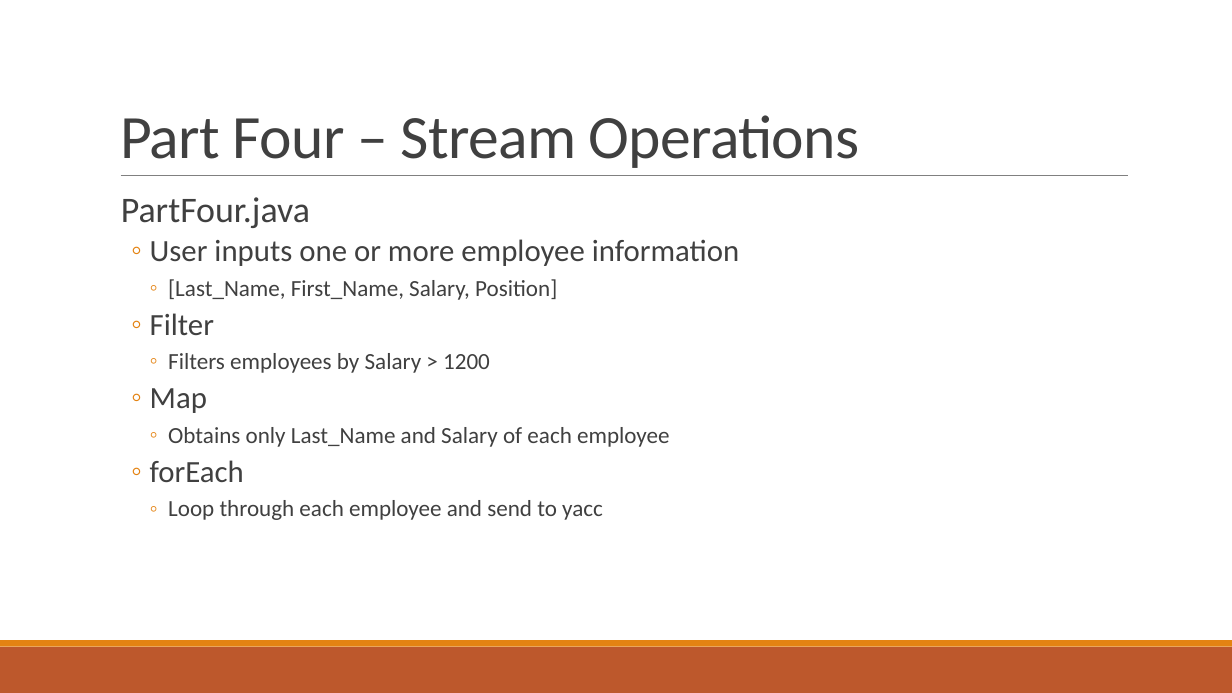
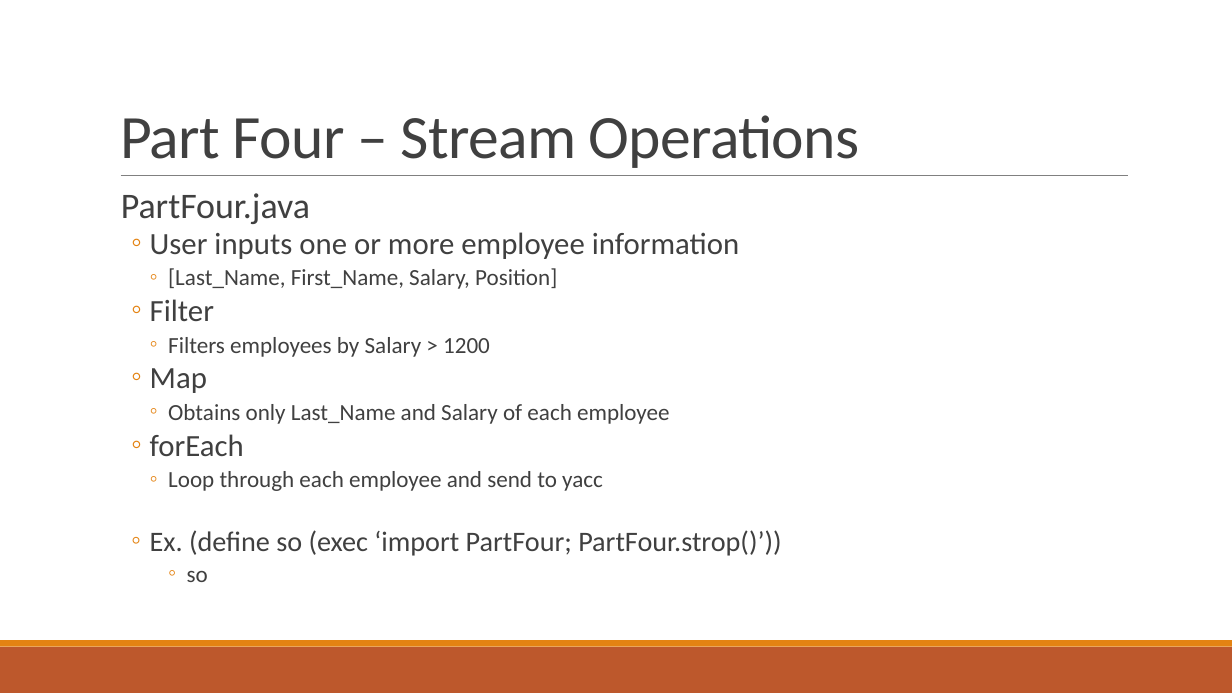
Before and after one commit to ericnam/PLFinalProject, a slide deck: slide 4 of PL-Final-Project.pptx. Drawn at 1232x693 pixels with LibreOffice and Linux fonts; fonts in the diff are those of the drawing. Boxes give left, top, right and bottom in pixels: in the first picture for what was removed or moved away, otherwise in the second. Text is boxed around its words. In the diff, an @@ line names an element or a change of style, - is before the commit and + after.

```diff
--- a/PL-Final-Project.pptx
+++ b/PL-Final-Project.pptx
@@ text at [121,193,739,491]: line spacing 0.9 to 0.8 @@
@@ text at [150,530,781,582]: paragraphs added @@
+  ◦ Ex. (define so (exec ‘import PartFour; PartFour.strop()’))
+      ◦ so
```
Also in this commit, not shown: 3 other slides changed, 1 other file.
